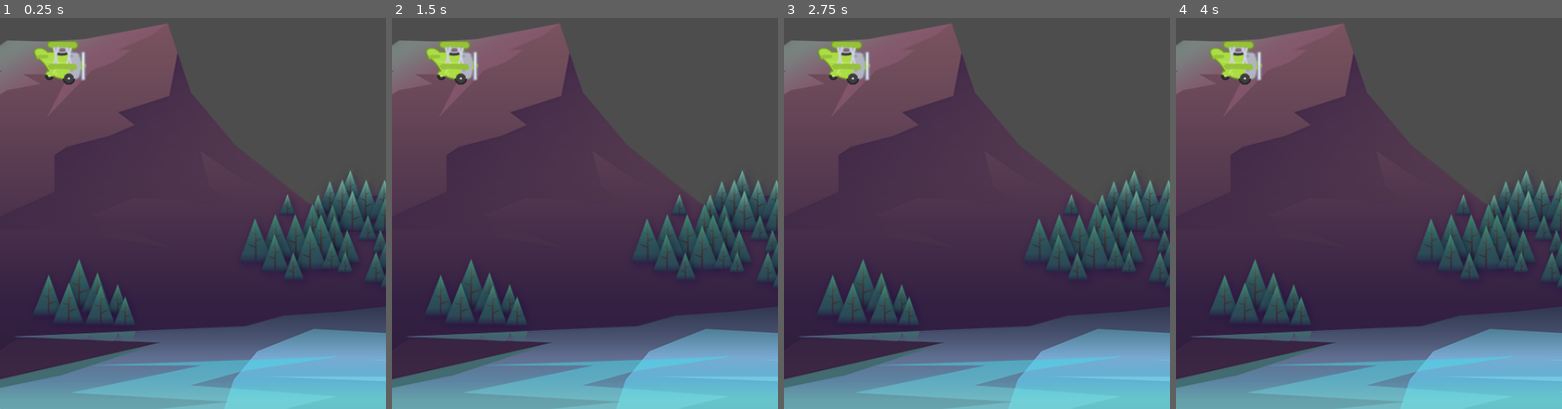
Above: before the commit, frames 1-4 (left to right).
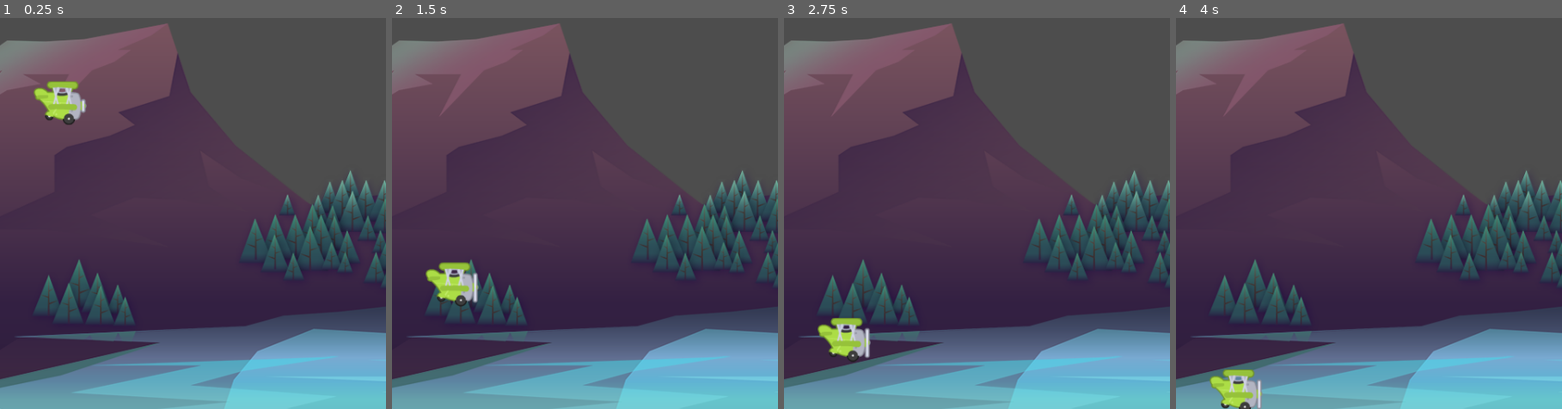
Above: after the commit, the same moments.

Repository: ketanp1204/Tappy
Game: Godot game, scene res://scenes/game/game.tscn
Same seed, same stepped clock (60 frames per second), same inputs: the game is played once before the commit and once after it. The project has no main scene, so this scene is started directly.
Inputs:
- Up to frame 1 (0.25 s): no input
- Up to frame 2 (1.5 s): tap Space (fly, bound only after the commit) at 0.6, 1.35 s
- Up to frame 3 (2.75 s): tap Space (fly, bound only after the commit) at 2.1 s
- Up to frame 4 (4 s): tap Space (fly, bound only after the commit) at 2.85, 3.6 s

The runs differ from the first frame. In frame 1, 2.0% of the frame differs, in the area x 8-23%, y 5-28%; in frame 2, 2.1%, in the area x 8-23%, y 5-74%; in frame 3, 2.1%; in frame 4, 2.1%.

Commit message:
Added plane controls and animation

Diff:
--- a/project.godot
+++ b/project.godot
@@ -20,6 +20,14 @@
 window/size/viewport_height=854
 window/handheld/orientation=1
 
+[input]
+
+fly={
+"deadzone": 0.5,
+"events": [Object(InputEventKey,"resource_local_to_scene":false,"resource_name":"","device":-1,"window_id":0,"alt_pressed":false,"shift_pressed":false,"ctrl_pressed":false,"meta_pressed":false,"pressed":false,"keycode":0,"physical_keycode":32,"key_label":0,"unicode":32,"echo":false,"script":null)
+]
+}
+
 [rendering]
 
 renderer/rendering_method="mobile"
--- /dev/null
+++ b/scenes/barrier/barrier.tscn
@@ -0,0 +1,10 @@
+[gd_scene load_steps=2 format=3 uid="uid://1epqbxf4lydh"]
+
+[sub_resource type="RectangleShape2D" id="RectangleShape2D_w7lcc"]
+size = Vector2(503, 20)
+
+[node name="Barrier" type="StaticBody2D"]
+
+[node name="CollisionShape2D" type="CollisionShape2D" parent="."]
+position = Vector2(241.5, 0)
+shape = SubResource("RectangleShape2D_w7lcc")
--- a/scenes/game/game.tscn
+++ b/scenes/game/game.tscn
@@ -1,7 +1,8 @@
-[gd_scene load_steps=3 format=3 uid="uid://dml7r10hitcwn"]
+[gd_scene load_steps=4 format=3 uid="uid://dml7r10hitcwn"]
 
 [ext_resource type="Texture2D" uid="uid://cycjllp7w6be1" path="res://assets/background/rocks_2.png" id="1_rd6ly"]
 [ext_resource type="PackedScene" uid="uid://d0ai8o8d2jnyx" path="res://scenes/plane/plane.tscn" id="2_cpu0p"]
+[ext_resource type="PackedScene" uid="uid://1epqbxf4lydh" path="res://scenes/barrier/barrier.tscn" id="3_rlrdx"]
 
 [node name="Game" type="Node2D"]
 position = Vector2(230, 403)
@@ -11,3 +12,9 @@
 
 [node name="Plane" parent="." instance=ExtResource("2_cpu0p")]
 position = Vector2(-155, 21)
+
+[node name="Barrier" parent="." instance=ExtResource("3_rlrdx")]
+position = Vector2(-230, 464)
+
+[node name="Barrier2" parent="." instance=ExtResource("3_rlrdx")]
+position = Vector2(-234, -427)
--- /dev/null
+++ b/scenes/plane/plane.gd
@@ -0,0 +1,28 @@
+extends CharacterBody2D
+
+@onready var animated_sprite = $AnimatedSprite2D
+
+const GRAVITY: float = 1500.0
+const POWER: float = -500.0
+
+# Called when the node enters the scene tree for the first time.
+func _ready():
+	pass # Replace with function body.
+
+
+# Called every frame. 'delta' is the elapsed time since the previous frame.
+func _physics_process(delta):
+	fly(delta)
+	move_and_slide()
+	if is_on_floor():
+		die()
+
+func fly(delta: float) -> void:
+	velocity.y += GRAVITY * delta
+	if Input.is_action_just_pressed("fly"):
+		velocity.y = POWER
+
+func die() -> void:
+		print("DEAD")
+		set_physics_process(false)
+		animated_sprite.stop()
--- a/scenes/plane/plane.tscn
+++ b/scenes/plane/plane.tscn
@@ -1,17 +1,49 @@
-[gd_scene load_steps=3 format=3 uid="uid://d0ai8o8d2jnyx"]
+[gd_scene load_steps=8 format=3 uid="uid://d0ai8o8d2jnyx"]
 
 [ext_resource type="Texture2D" uid="uid://c35wcw7doym1e" path="res://assets/plane/planes_sheet.png" id="1_81lk6"]
+[ext_resource type="Script" path="res://scenes/plane/plane.gd" id="1_hknp1"]
+
+[sub_resource type="AtlasTexture" id="AtlasTexture_xp01y"]
+atlas = ExtResource("1_81lk6")
+region = Rect2(0, 0, 88, 73)
+
+[sub_resource type="AtlasTexture" id="AtlasTexture_rh02p"]
+atlas = ExtResource("1_81lk6")
+region = Rect2(88, 0, 88, 73)
+
+[sub_resource type="AtlasTexture" id="AtlasTexture_nmbjs"]
+atlas = ExtResource("1_81lk6")
+region = Rect2(176, 0, 88, 73)
+
+[sub_resource type="SpriteFrames" id="SpriteFrames_3qc1u"]
+animations = [{
+"frames": [{
+"duration": 1.0,
+"texture": SubResource("AtlasTexture_xp01y")
+}, {
+"duration": 1.0,
+"texture": SubResource("AtlasTexture_rh02p")
+}, {
+"duration": 1.0,
+"texture": SubResource("AtlasTexture_nmbjs")
+}],
+"loop": true,
+"name": &"fly",
+"speed": 10.0
+}]
 
 [sub_resource type="CircleShape2D" id="CircleShape2D_1b7ss"]
 radius = 25.02
 
 [node name="Plane" type="CharacterBody2D"]
+script = ExtResource("1_hknp1")
 
-[node name="Sprite2D" type="Sprite2D" parent="."]
+[node name="AnimatedSprite2D" type="AnimatedSprite2D" parent="."]
 scale = Vector2(0.75, 0.75)
-texture = ExtResource("1_81lk6")
-region_enabled = true
-region_rect = Rect2(0, 0, 88, 73)
+sprite_frames = SubResource("SpriteFrames_3qc1u")
+animation = &"fly"
+autoplay = "fly"
+frame_progress = 0.196256
 
 [node name="CollisionShape2D" type="CollisionShape2D" parent="."]
 shape = SubResource("CircleShape2D_1b7ss")
